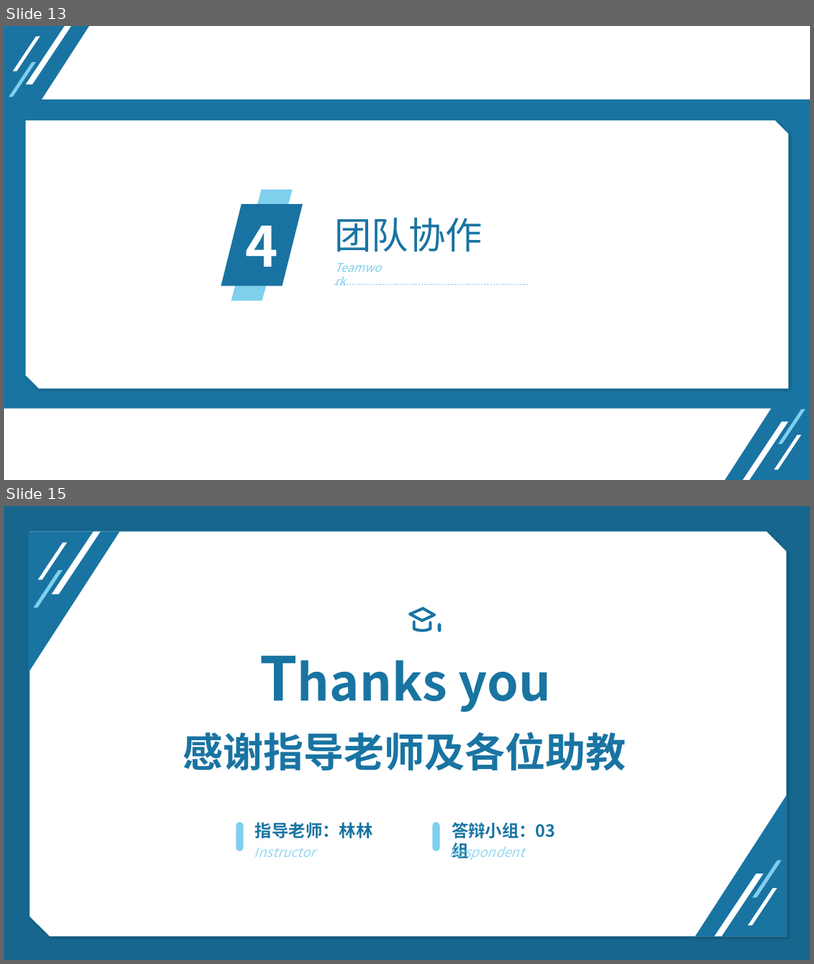
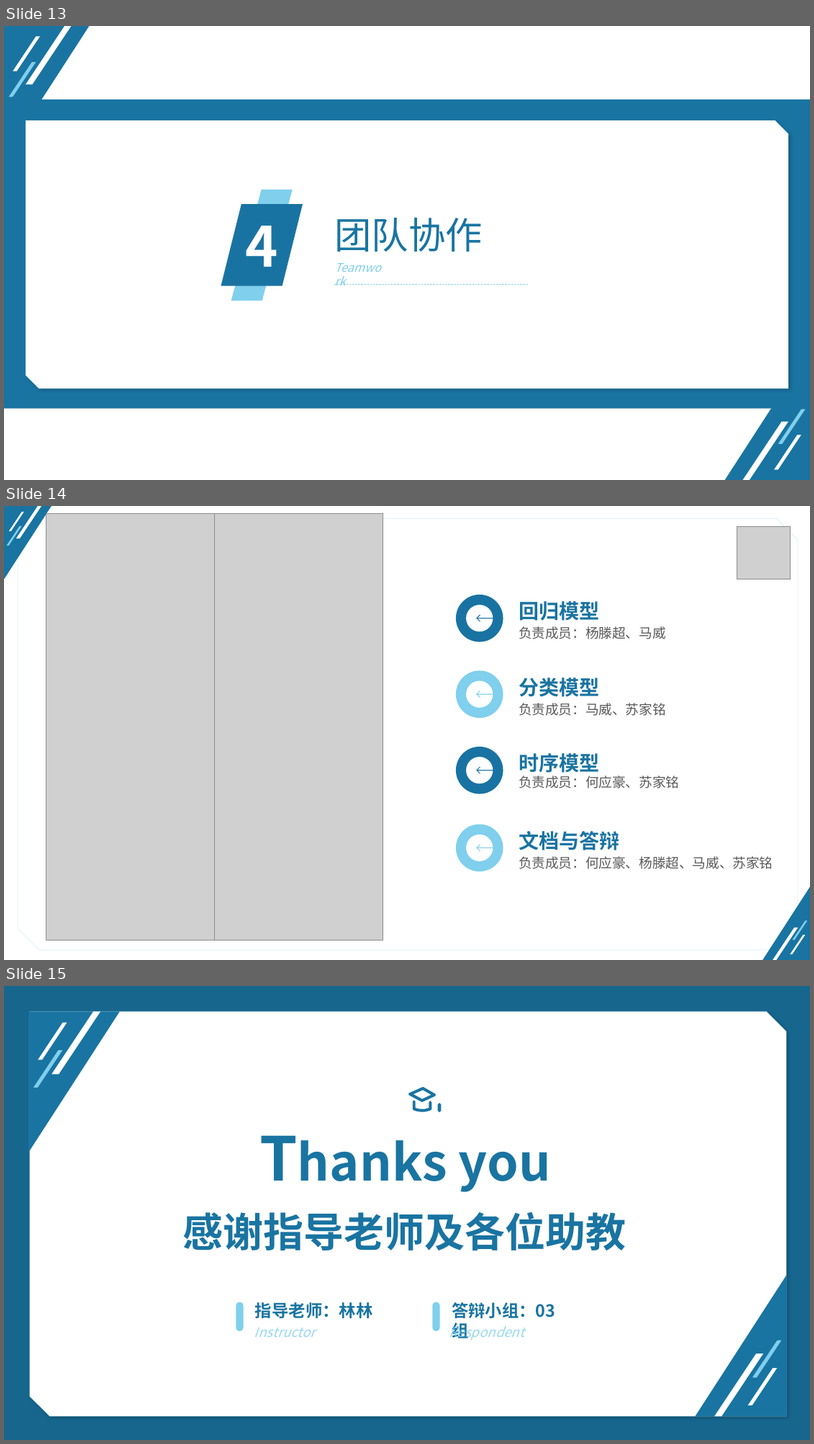
Before and after one commit to TangciuYueng/statistical-analysis, a slide deck: hw/final/答辩/第二题.pptx. Shown one above the other, each under a label of ours: slides 13 and 15 before the commit, slides 13, 14 and 15 after it; the slides between them are not shown. The pictures are 814x964 and 814x1444 pixels, drawn with LibreOffice and Linux fonts; fonts in the diff are those of the drawing; grey boxes stand for pictures; background and template pictures are left out. Boxes give left, top, right and bottom in pixels: in the first picture for what was removed or moved away, otherwise in the second. Text is boxed around its words. In the diff, an @@ line names an element or a change of style, - is before the commit and + after.

```diff
--- a/hw/final/答辩/第二题.pptx
+++ b/hw/final/答辩/第二题.pptx
@@ slide 14 added at (4, 506, 810, 960), background #FFFFFF @@
@@ group added at (4, 506, 52, 579): 3 parallelograms, 1 right triangle @@
@@ snip diag rect added at (18, 519, 799, 950), fill #FFFFFF, outline #7ECFED 1 pt @@
@@ picture added at (46, 513, 214, 939) @@
@@ picture added at (214, 513, 383, 939) @@
@@ picture added at (738, 527, 790, 579) @@
@@ group added at (456, 595, 666, 641): 2 texts, 1 ellipse, 1 freeform shape @@
+回归模型
+负责成员：杨滕超、马威
@@ group added at (456, 671, 666, 718): 2 texts, 1 ellipse, 1 freeform shape @@
+分类模型
+负责成员：马威、苏家铭
@@ group added at (456, 746, 679, 794): 2 texts, 1 ellipse, 1 freeform shape @@
+时序模型
+负责成员：何应豪、苏家铭
@@ group added at (456, 824, 773, 871): 2 texts, 1 ellipse, 1 freeform shape @@
+文档与答辩
+负责成员：何应豪、杨滕超、马威、苏家铭
@@ group added at (763, 886, 810, 960): 3 parallelograms, 1 right triangle @@
```
Also in this commit, not shown: 1 slide removed.
